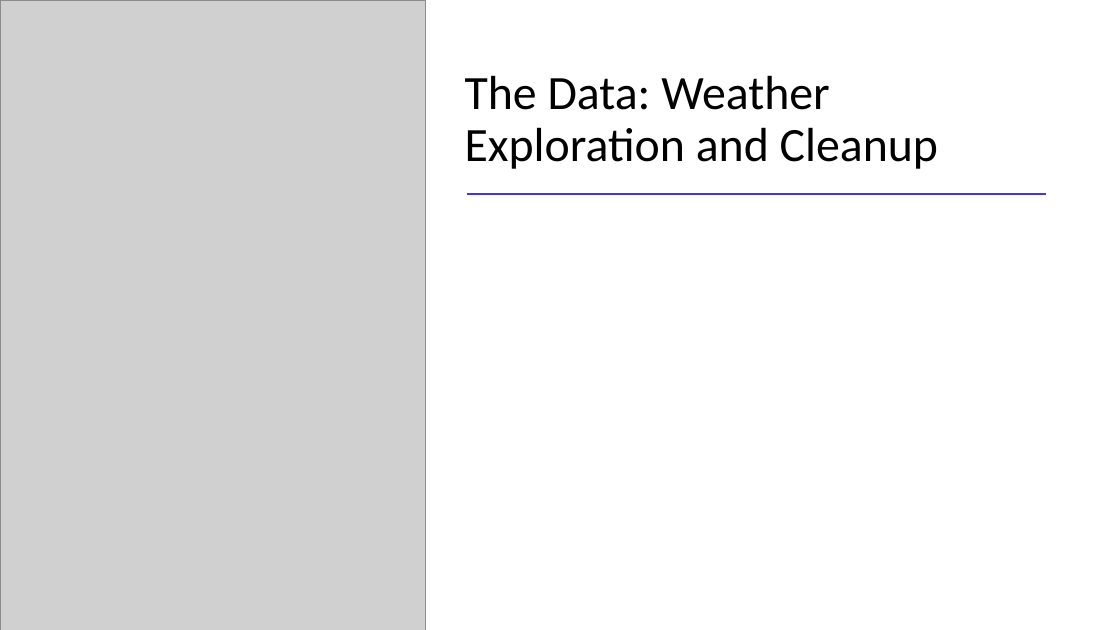
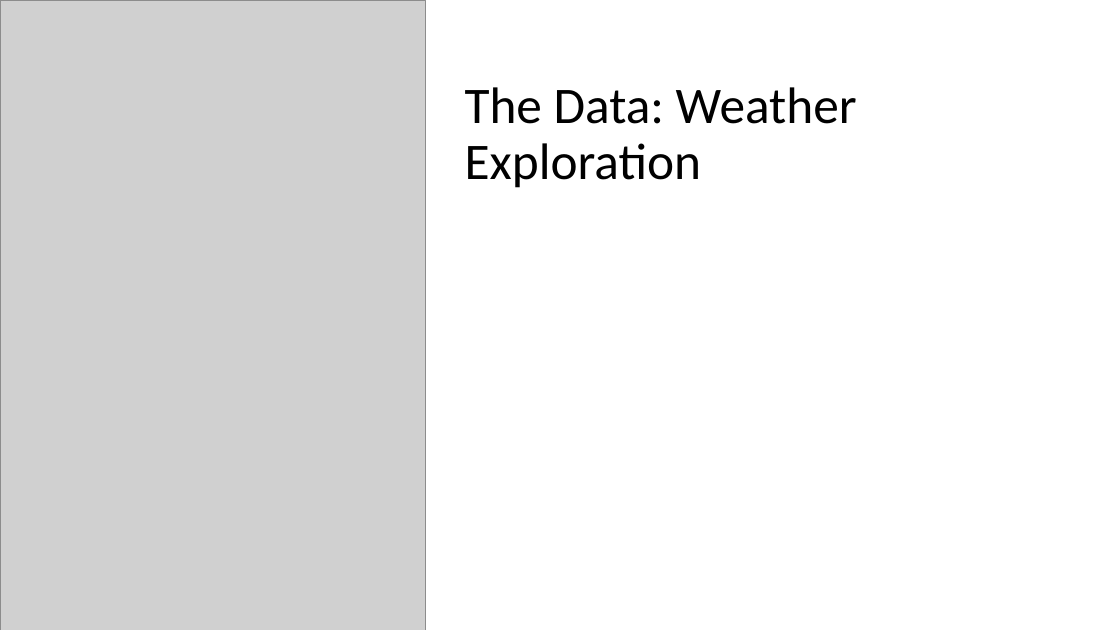
Before and after one commit to franciscohohn/Project_1, a slide deck: slide 4 of Weather_vs_Crime.pptx. Drawn at 1120x630 pixels with LibreOffice and Linux fonts; fonts in the diff are those of the drawing; grey boxes stand for pictures. Boxes give left, top, right and bottom in pixels: in the first picture for what was removed or moved away, otherwise in the second. Text is boxed around its words. In the diff, an @@ line names an element or a change of style, - is before the commit and + after.

```diff
--- a/Weather_vs_Crime.pptx
+++ b/Weather_vs_Crime.pptx
@@ title "The Data: Weather Exploration" at (x1=465, y1=87, x2=857, y2=188): vertical alignment bottom to middle @@
@@ title at (x1=465, y1=87, x2=857, y2=188): text changed; size 41 to 44 pt @@
-The Data: Weather Exploration and Cleanup
+The Data: Weather Exploration
@@ line removed from (467, 194) to (1047, 194) @@
```
Also in this commit, not shown: 4 other slides changed.
